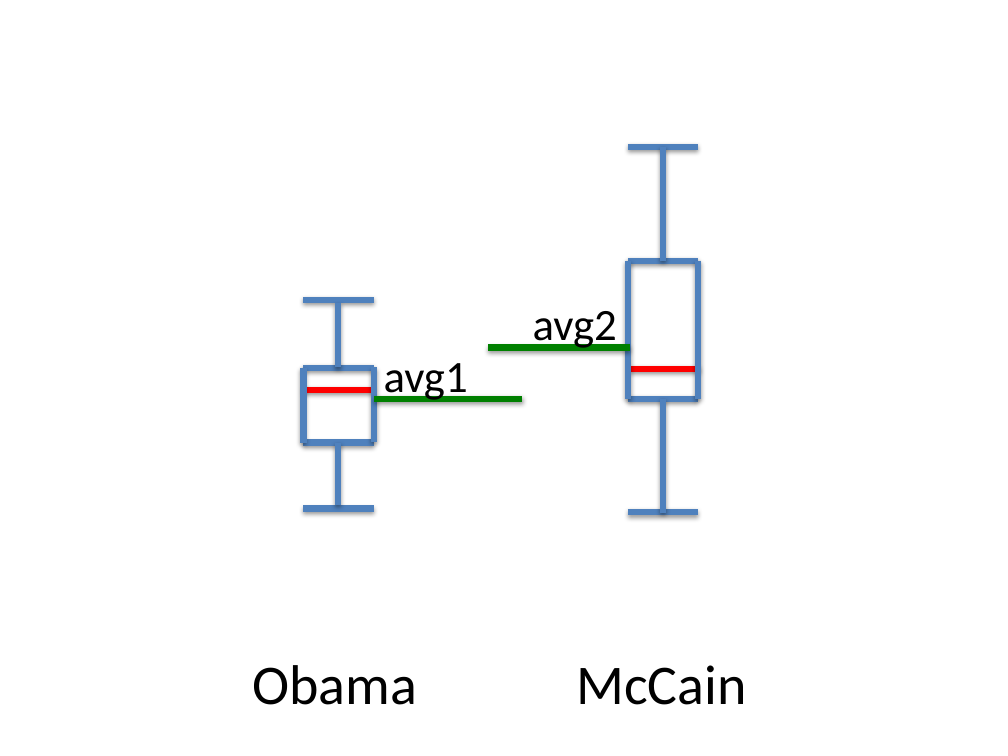
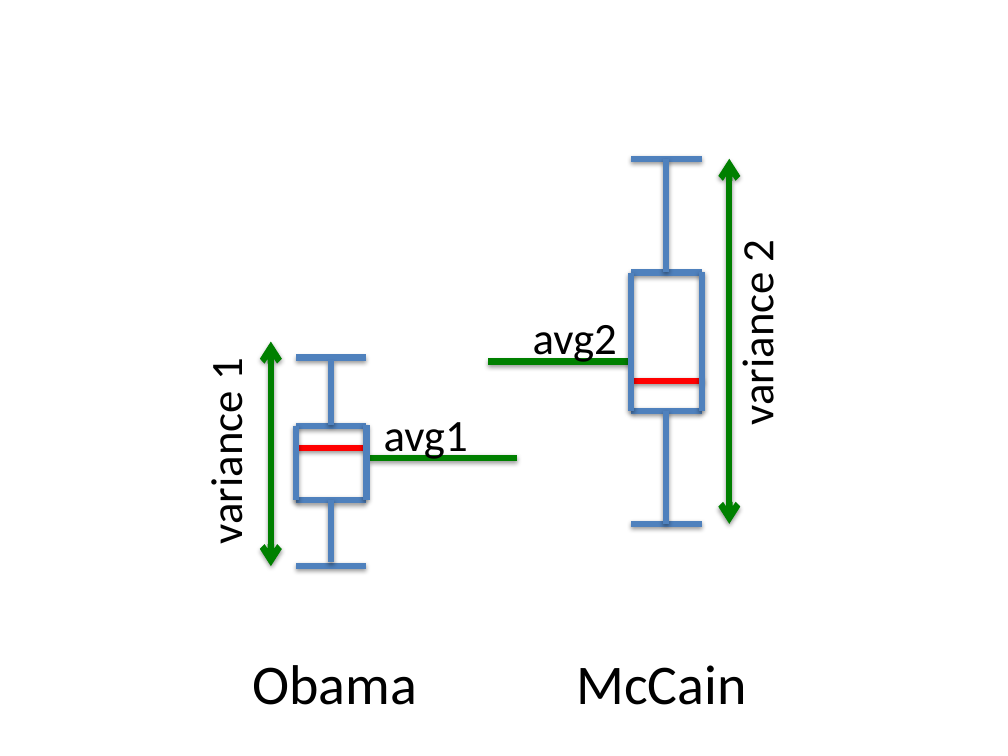
Before and after one commit to dataiap/dataiap, a slide deck: slide 19 of lectures/day3.pptx. Drawn at 1008x756 pixels with LibreOffice and Linux fonts; fonts in the diff are those of the drawing. Boxes give left, top, right and bottom in pixels: in the first picture for what was removed or moved away, otherwise in the second. Text is boxed around its words. In the diff, an @@ line names an element or a change of style, - is before the commit and + after.

Commit message:
more fixes

```diff
--- a/lectures/day3.pptx
+++ b/lectures/day3.pptx
@@ double arrow added from (730, 158) to (730, 524), #008000 4.5 pt @@
@@ text added at <box>731,241,786,420</box>, 32 pt, text #000000 @@
+variance 2
@@ 9 lines: place and size @@
-9 lines at <box>628,147,701,513</box>
+9 lines at <box>631,158,704,524</box>
@@ text "avg2": place and size @@
-text "avg2" at <box>533,311,617,352</box>
+text "avg2" at <box>533,325,617,365</box>
@@ double arrow added from (271, 342) to (271, 566), #008000 4.5 pt @@
@@ line moved from (303, 368) - (374, 368) to (296, 358) - (367, 358) @@
@@ text added at <box>200,360,255,539</box>, 32 pt, text #000000 @@
+variance 1
@@ line moved from (303, 368) - (303, 443) to (331, 361) - (331, 425) @@
@@ line moved from (488, 348) - (630, 348) to (488, 362) - (630, 362) @@
@@ text "avg1": place and size @@
-text "avg1" at <box>384,363,468,404</box>
+text "avg1" at <box>384,422,468,463</box>
@@ line moved from (303, 390) - (374, 390) to (296, 448) - (367, 448) @@
@@ line moved from (303, 443) - (374, 443) to (296, 425) - (367, 425) @@
@@ line moved from (374, 368) - (374, 443) to (296, 425) - (296, 500) @@
@@ line moved from (339, 443) - (339, 505) to (367, 425) - (367, 500) @@
@@ line moved from (374, 399) - (522, 399) to (369, 458) - (517, 458) @@
@@ line moved from (303, 508) - (374, 508) to (296, 500) - (367, 500) @@
@@ line moved from (339, 302) - (339, 368) to (331, 500) - (331, 562) @@
@@ line moved from (303, 299) - (374, 299) to (296, 566) - (367, 566) @@
```
Also in this commit, not shown: 8 other slides changed, 6 slides added, 10 slides removed.
